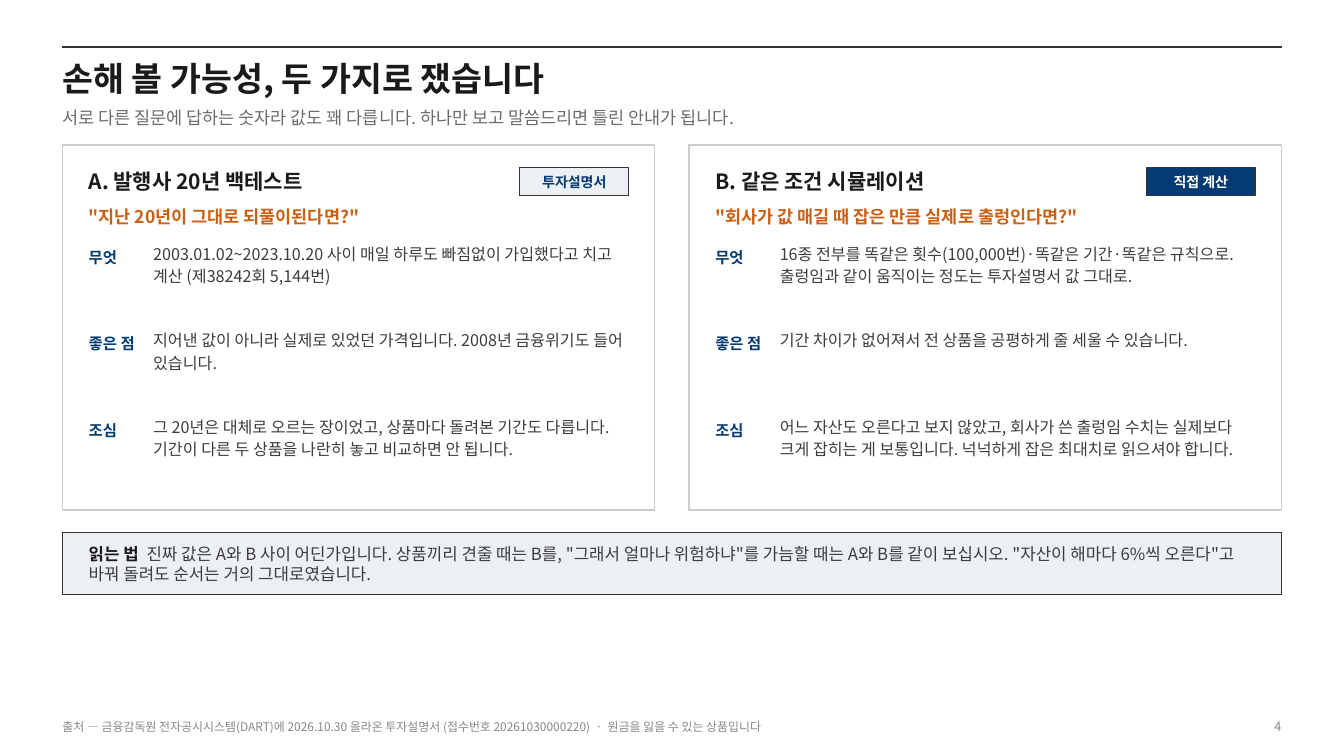
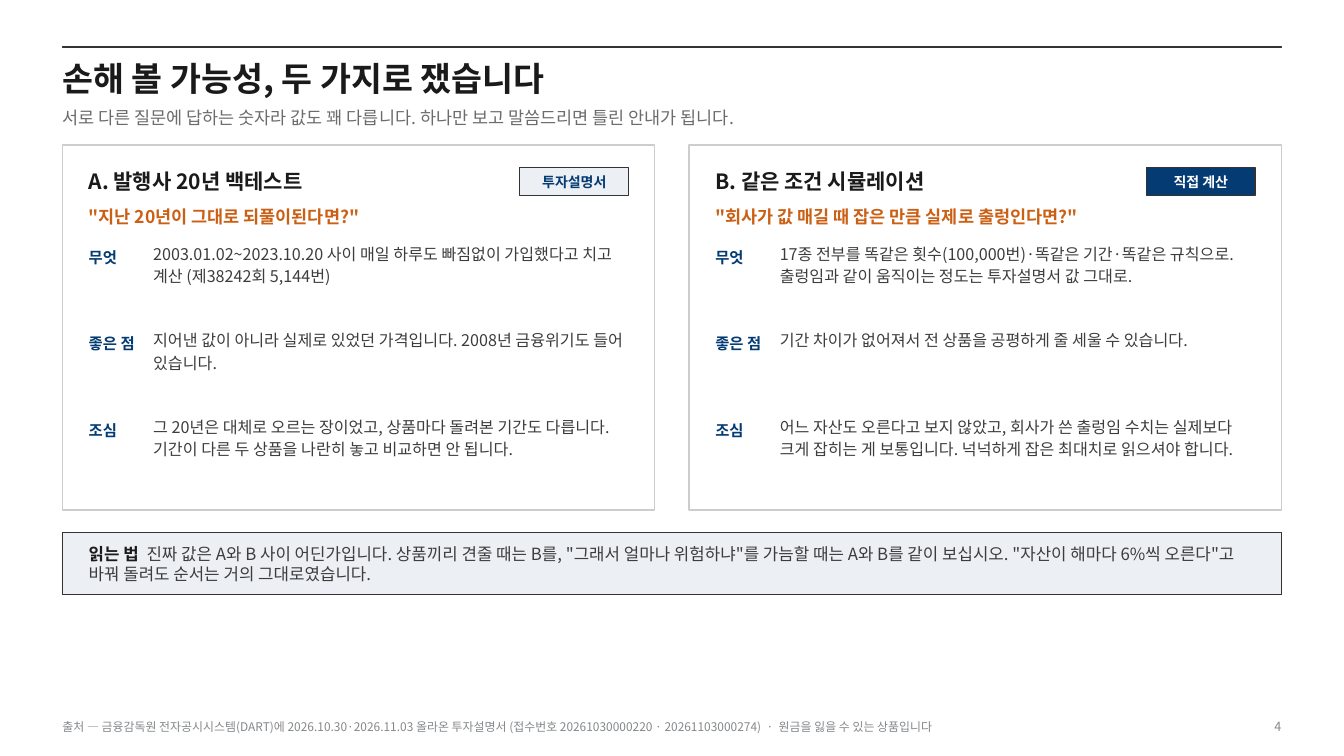
Before and after one commit to hanaroline/work_1, a slide deck: slide 4 of els-analysis-deck.pptx. Drawn at 1344x756 pixels with LibreOffice and Linux fonts; fonts in the diff are those of the drawing. Boxes give left, top, right and bottom in pixels: in the first picture for what was removed or moved away, otherwise in the second. Text is boxed around its words. In the diff, an @@ line names an element or a change of style, - is before the commit and + after.

```diff
--- a/els-analysis-deck.pptx
+++ b/els-analysis-deck.pptx
@@ text at bbox=[780, 246, 1234, 284]: text changed @@
-16종 전부를 똑같은 횟수(100,000번)·똑같은 기간·똑같은 규칙으로. 출렁임과 같이 움직이는 정도는 투자설명서 값 그대로.
+17종 전부를 똑같은 횟수(100,000번)·똑같은 기간·똑같은 규칙으로. 출렁임과 같이 움직이는 정도는 투자설명서 값 그대로.
@@ text at bbox=[62, 721, 932, 733]: text changed @@
-출처 — 금융감독원 전자공시시스템(DART)에 2026.10.30 올라온 투자설명서 (접수번호 20261030000220) · 원금을 잃을 수 있는 상품입니다
+출처 — 금융감독원 전자공시시스템(DART)에 2026.10.30·2026.11.03 올라온 투자설명서 (접수번호 20261030000220 · 20261103000274) · 원금을 잃을 수 있는 상품입니다
```
Also in this commit, not shown: 15 other slides changed, 24 other files.
